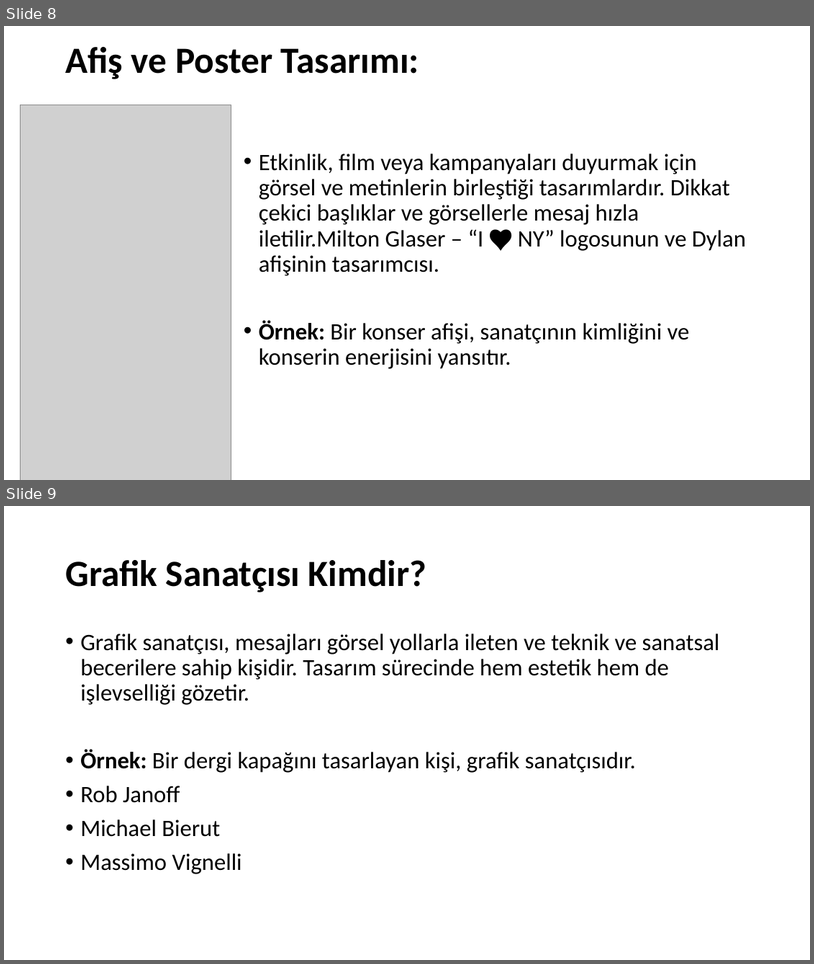
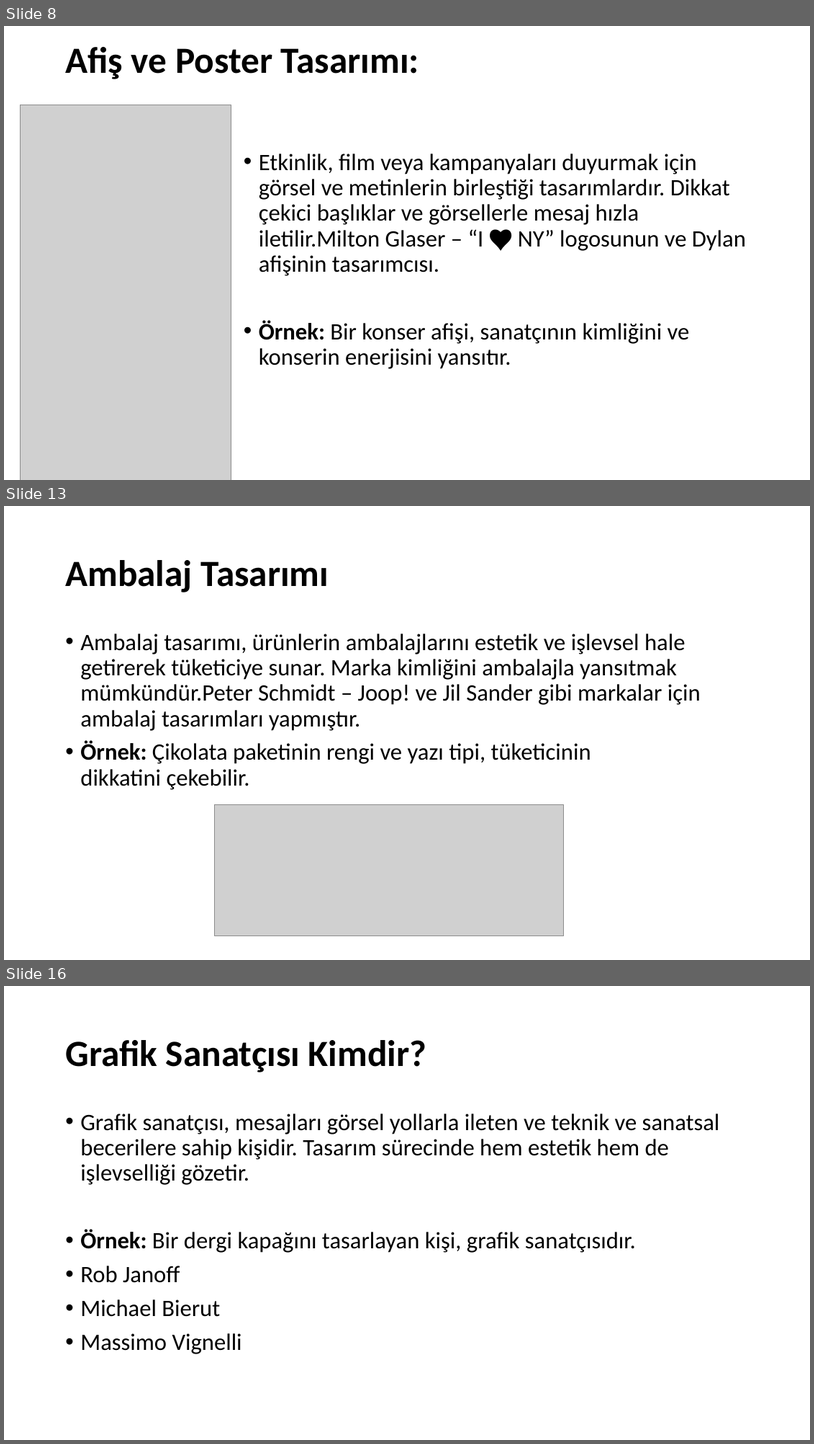
Before and after one commit to musarda/thyaoihlas.github.io, a slide deck: Grafik_Sanatı_Nedir.pptx. Shown one above the other, each under a label of ours: slides 8 and 9 before the commit, slides 8, 13 and 16 after it; the slides between them are not shown. The pictures are 814x964 and 814x1444 pixels, drawn with LibreOffice and Linux fonts; fonts in the diff are those of the drawing; grey boxes stand for pictures. Boxes give left, top, right and bottom in pixels: in the first picture for what was removed or moved away, otherwise in the second. Text is boxed around its words. In the diff, an @@ line names an element or a change of style, - is before the commit and + after.

```diff
--- a/Grafik_Sanatı_Nedir.pptx
+++ b/Grafik_Sanatı_Nedir.pptx
@@ slide 13 added at <box>4,506,810,960</box>, background #FFFFFF @@
@@ title added at <box>65,560,329,592</box>, 44 pt, text #000000, bold @@
+Ambalaj Tasarımı
@@ text added at <box>80,633,701,790</box>, 28 pt, text #000000 @@
+• Ambalaj tasarımı, ürünlerin ambalajlarını estetik ve işlevsel hale getirerek tüketiciye sunar. Marka kimliğini ambalajla yansıtmak mümkündür.Peter Schmidt – Joop! ve Jil Sander gibi markalar için ambalaj tasarımları yapmıştır.
+• Örnek: Çikolata paketinin rengi ve yazı tipi, tüketicinin dikkatini çekebilir.
@@ picture added at <box>215,804,564,936</box> @@
@@ what was slide 9 is now slide 16 @@
```
Also in this commit, not shown: 6 other slides added.
